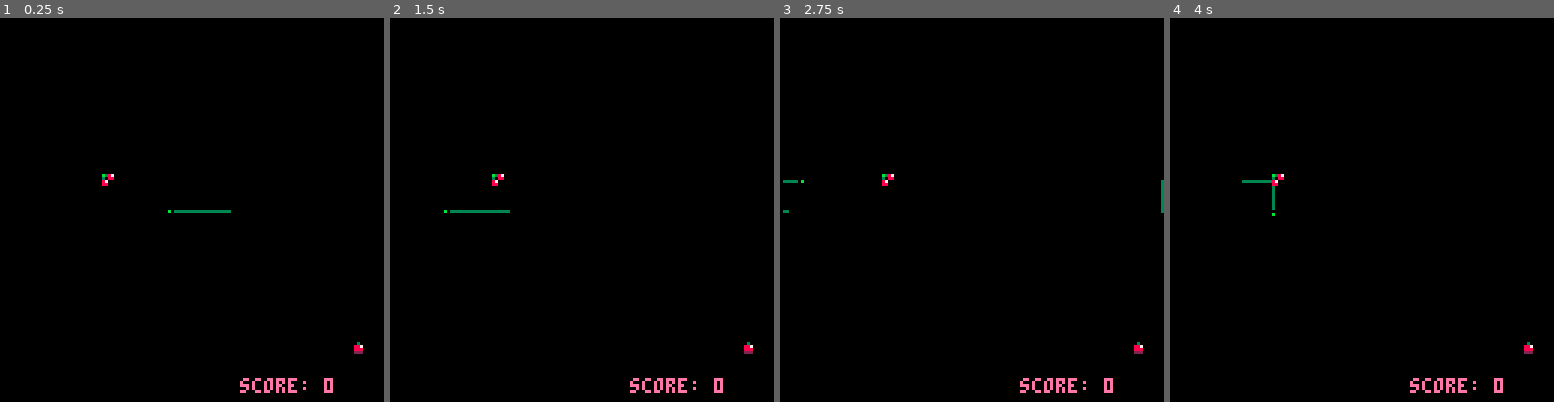
Above: before the commit, frames 1-4 (left to right).
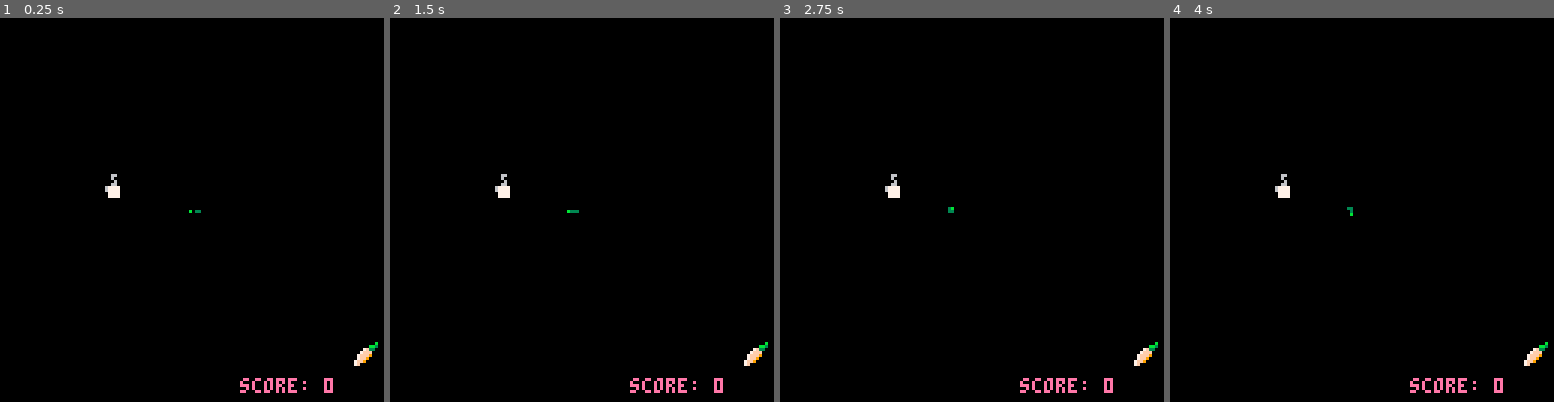
Above: after the commit, the same moments.

Repository: kednar/picoate
Game: PICO-8 cartridge quietsnake.p8
The game is run twice, just before and just after one commit, with the same random seed, the same clock (stepped at 60 frames per second) and the same inputs.
Inputs:
- Up to frame 1 (0.25 s): no input
- Up to frame 2 (1.5 s): no input
- Up to frame 3 (2.75 s): hold Right 1.6-2.1 s; hold Up 2.15-2.42 s; hold Right from 2.47 s (still down)
- Up to frame 4 (4 s): release Right at 3.03 s; hold Left 3.08-3.58 s; hold Down 3.63-3.97 s

The runs differ from the first frame. In frame 1, 0.5% of the frame differs, in the area x 26-99%, y 40-91%; in frame 2, 0.6%, in the area x 14-99%, y 40-91%; in frame 3, 0.6%; in frame 4, 0.6%.

Commit message:
latest version
implemented vfx / sfx

Diff:
--- a/quietsnake.p8
+++ b/quietsnake.p8
@@ -9,12 +9,30 @@
 	pl.dx = -1
 	pl.dy = 0
  pl.speed = 1
- pl.bods = 20
+ pl.bods = 3
  modulo = 1
  powerups = {}
+ t = {}
+ t.timer = 0
+ t.step = 1
+ t.modulo = 8
+ dead = {}
+ dead.state = false
+ dead.timer = 0
+
+ -- sprites
+ ded = {}
+	ded.sp = 0
+ fx = {}
+	fx.sp = 0
+	fx.x = 0
+	fx.y = 0
+	ex = {}
+	ex.sp = 0
+
 	for i=1,2 do
  	add (powerups, {
- 				sp = (flr(rnd(20))+1),
+ 				sp = (flr(rnd(13))+1),
  				x = rnd(120),
  				y = rnd(120),
  				})
@@ -25,10 +43,13 @@
  	bodiesy[i] = pl.y
  	end
 
-end
-
+-- starta da musica
+music(0)
+
+end
+
+-- determine player direction
 function move_direction()
--- determine player direction
 if btnp(0) and (pl.dx != pl.speed) then
 	pl.dx = -pl.speed
  pl.dy = 0
@@ -49,19 +70,41 @@
 
 -- body switcheroo
 function switch_bodies()
-	for i=pl.bods,2,-1 do
-		bodiesx[i]=bodiesx[i-1]
-		bodiesy[i]=bodiesy[i-1]
-		end
+	if (t.timer%t.modulo == 0) then
+			for i=pl.bods,2,-1 do
+			bodiesx[i]=bodiesx[i-1]
+			bodiesy[i]=bodiesy[i-1]
+			end
 
 -- body 1 extrawurst
-		bodiesx[1] = pl.x-pl.dx
-		bodiesy[1] = pl.y-pl.dy
+			bodiesx[1] = pl.x-pl.dx
+			bodiesy[1] = pl.y-pl.dy
+	end
 end
 
 -- player death
 function death()
-_init()
+	if(dead.timer == 0) then
+		sfx (10)
+		music (-1)
+ end
+
+	if ded.sp >= 72 then
+		ded.sp += 1/2
+		end
+	if ded.sp > 74 then ded.sp=0 end
+
+	if(dead.timer == 30) then
+		music (03)
+	end
+
+	if(dead.timer == 150)	then
+	 dead.timer = 0
+	 dead.state = false
+		_init()
+	else
+  dead.timer += 1
+ end
 end
 
 -- score
@@ -82,7 +125,9 @@
 for i=1,pl.bods,1 do
 	if pl.x == bodiesx[i]
 		and pl.y == bodiesy[i]
-		then death()
+		then
+		dead.state  = true
+		ded.sp = 72
 		end
 	end
 end
@@ -91,7 +136,7 @@
 function powerup_spawn()
  for i=1,2 do
  	powerups[i] = {
- 				sp = (flr(rnd(20))+1),
+ 				sp = (flr(rnd(13))+1),
  				x = rnd(120),
  				y = rnd(120),
  				}
@@ -105,16 +150,39 @@
 				(pl.x <= p.x+7) and
 				(pl.y >= p.y) and
 				(pl.y <= p.y+7) then
+				pl.bods += 2
+				if(t.step < t.modulo) then
+					t.step *= 2
+				end
+				fx.sp = 63
+ 			ex.sp = 69
+ 			fx.x = pl.x-4
+ 			fx.y = pl.y-4
+				sfx (12)
 				addscore()
 				powerup_spawn()
 			end
 	end
 end
 
+function eaten()
+	if fx.sp >= 63 then
+		fx.sp += 1/2
+	end
+	if fx.sp > 68 then fx.sp=0 end
+	if ex.sp >= 69 then
+		ex.sp += 1/2
+	end
+	if ex.sp > 71 then ex.sp=0 end
+end
 
 --  where the magic happens
 function _update()
 
+if (dead.state) then
+	death()
+
+else
 switch_bodies()
 
 move_direction()
@@ -125,13 +193,21 @@
 
 powerup_collision()
 
+eaten()
+
 -- storytime()
 
 -- execute movement
-pl.x += pl.dx
-pl.y += pl.dy
-
-end
+t.timer+=t.step
+
+		if (t.timer%t.modulo == 0) then
+			pl.x += pl.dx
+			pl.y += pl.dy
+		end
+	end
+end
+
+--****--  function draw
 
 function _draw()
 -- background
@@ -150,6 +226,13 @@
 	spr(p.sp,p.x,p.y)
 	end
 
+-- vfx
+	-- powerup explosion
+ if ex.sp >= 69 then spr(flr(ex.sp),fx.x,fx.y) end
+ if fx.sp >= 63 then spr(flr(fx.sp),fx.x,fx.y) end
+ -- player death
+ if ded.sp >= 72 then spr(flr(ded.sp),pl.x-4,pl.y-4) end
+
 -- score
 print("score: "..score,80,120,14)
 
Not shown, changed: 64 lines of the sprite sheet (__gfx__) section of quietsnake.p8
Not shown, changed: the music (__music__) section of quietsnake.p8
Not shown, changed: the sound effects (__sfx__) section of quietsnake.p8
